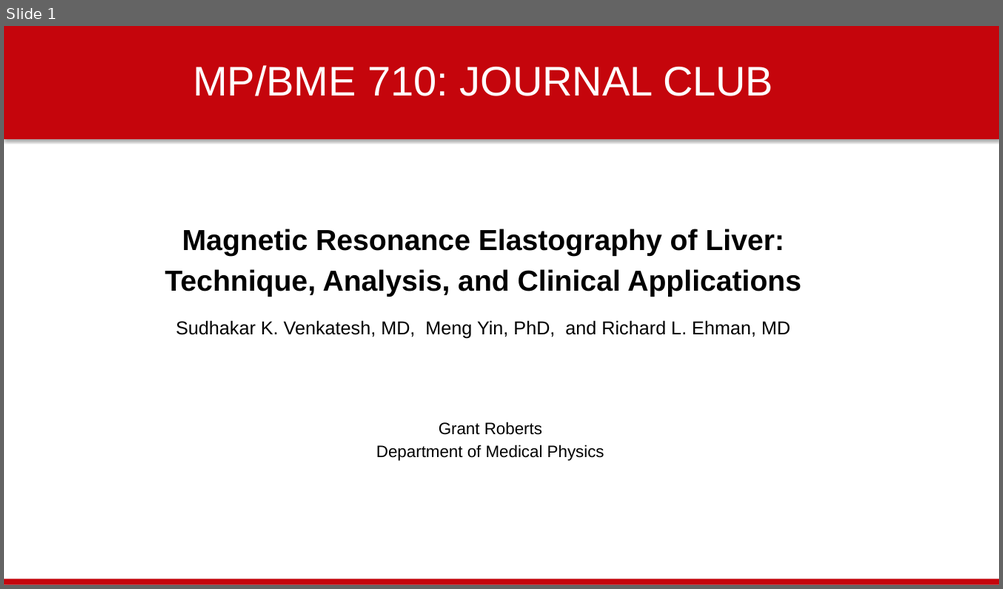
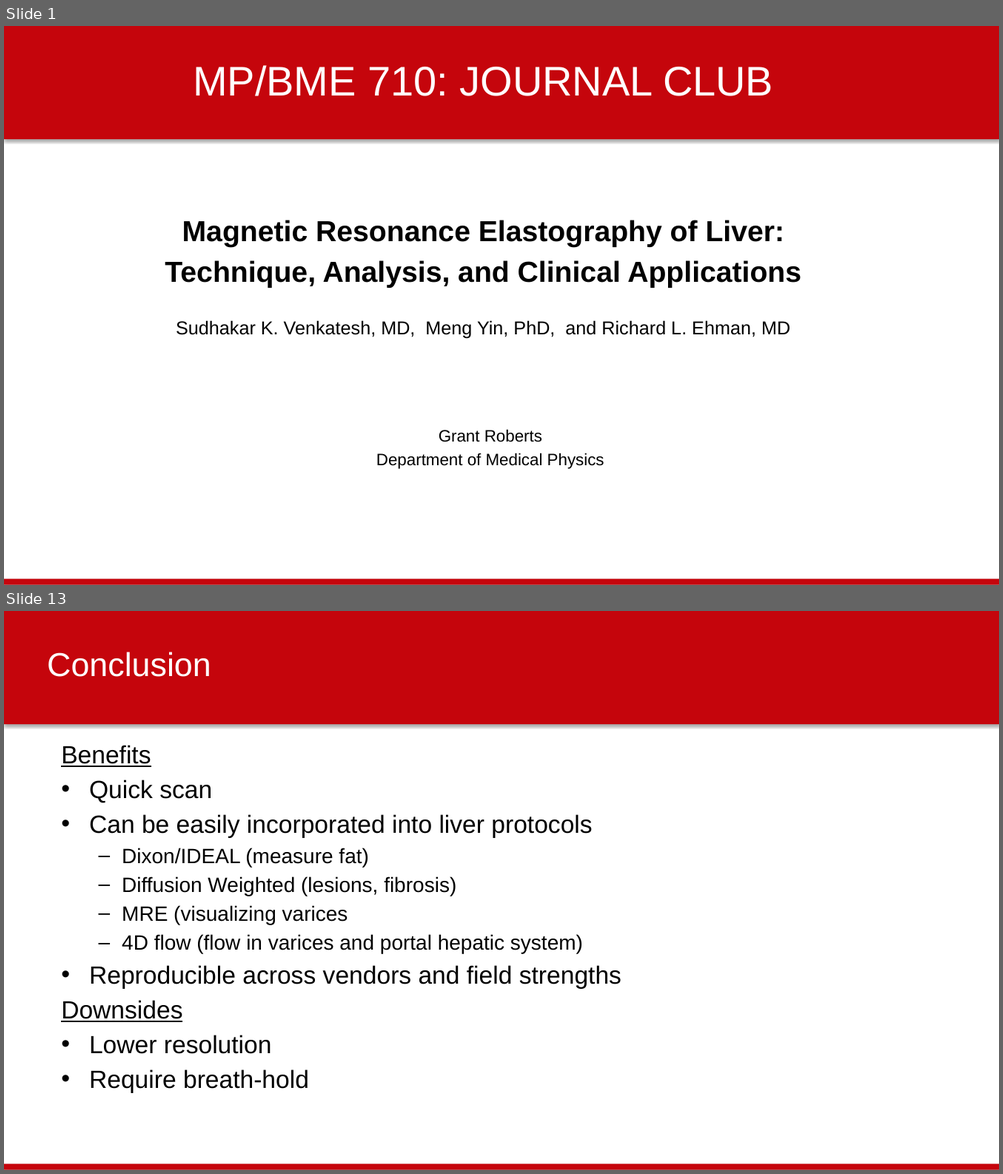
Before and after one commit to gsroberts1/MP710, a slide deck: Journal Club/Phase-Contrast and Elastography/MRE - Grant Roberts.pptx. Shown one above the other, each under a label of ours: slide 1 before the commit, slides 1 and 13 after it; the slides between them are not shown. The pictures are 1003x589 and 1003x1174 pixels, drawn with LibreOffice and Linux fonts; fonts in the diff are those of the drawing; background and template pictures are left out. Boxes give left, top, right and bottom in pixels: in the first picture for what was removed or moved away, otherwise in the second. Text is boxed around its words. In the diff, an @@ line names an element or a change of style, - is before the commit and + after.

```diff
--- a/Journal Club/Phase-Contrast and Elastography/MRE - Grant Roberts.pptx
+++ b/Journal Club/Phase-Contrast and Elastography/MRE - Grant Roberts.pptx
@@ slide 13 added at <box>4,611,999,1170</box>, background #FFFFFF; not listed: 2 template elements that a slide beside it also shows @@
@@ title added at <box>47,652,211,677</box>, 32 pt, text #FFFFFF @@
+Conclusion
@@ text added at <box>61,745,621,1093</box>, 24 pt, text #000000 @@
+Benefits
+• Quick scan
+• Can be easily incorporated into liver protocols
+  – Dixon/IDEAL (measure fat)
+  – Diffusion Weighted (lesions, fibrosis)
+  – MRE (visualizing varices
+  – 4D flow (flow in varices and portal hepatic system)
+• Reproducible across vendors and field strengths
+Downsides
+• Lower resolution
+• Require breath-hold
@@ slide 1 changed as well @@
@@ text "Magnetic Resonance Elastography of Liver:": place and size @@
-text "Magnetic Resonance Elastography of Liver:" at <box>165,229,801,297</box>
+text "Magnetic Resonance Elastography of Liver:" at <box>165,220,801,288</box>
@@ text "Grant Roberts": place and size @@
-text "Grant Roberts" at <box>376,422,604,461</box>
+text "Grant Roberts" at <box>376,429,604,469</box>
```
Also in this commit, not shown: 1 other slide changed, 12 other slides added, 3 slides removed, 1 other file.
